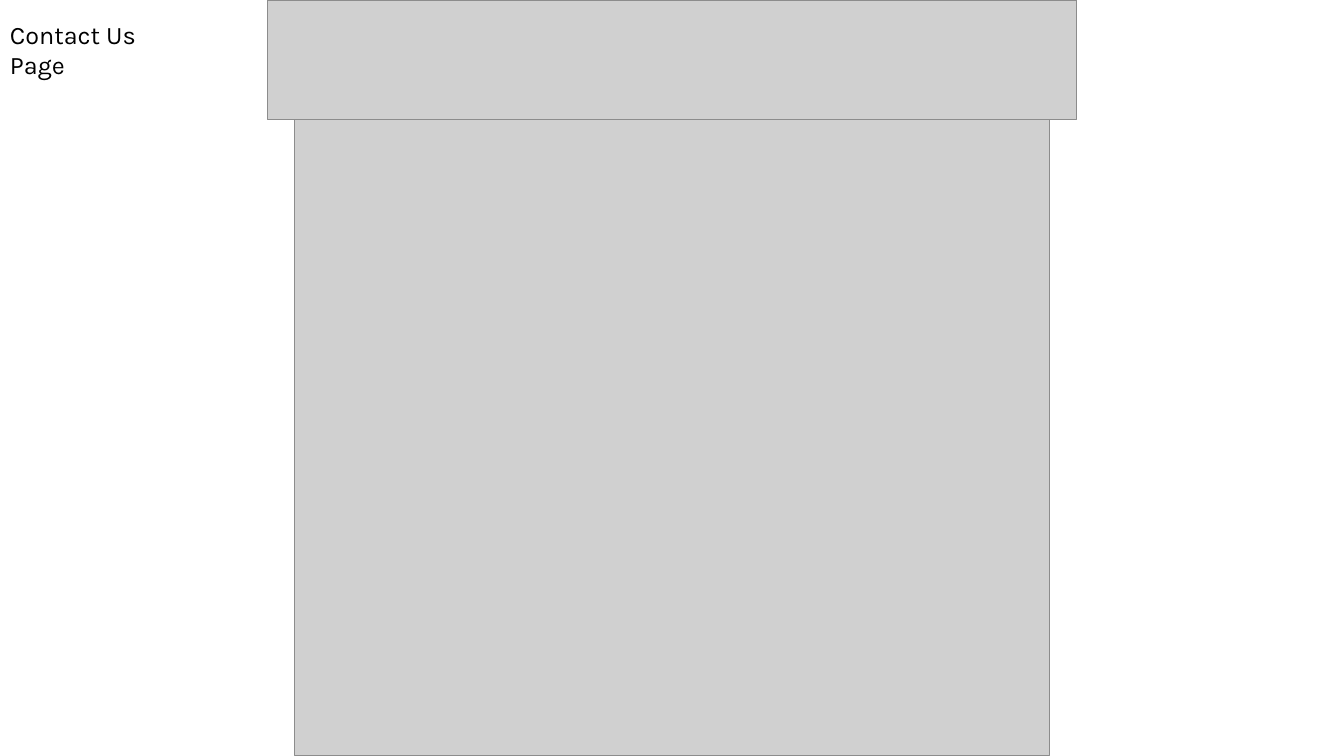
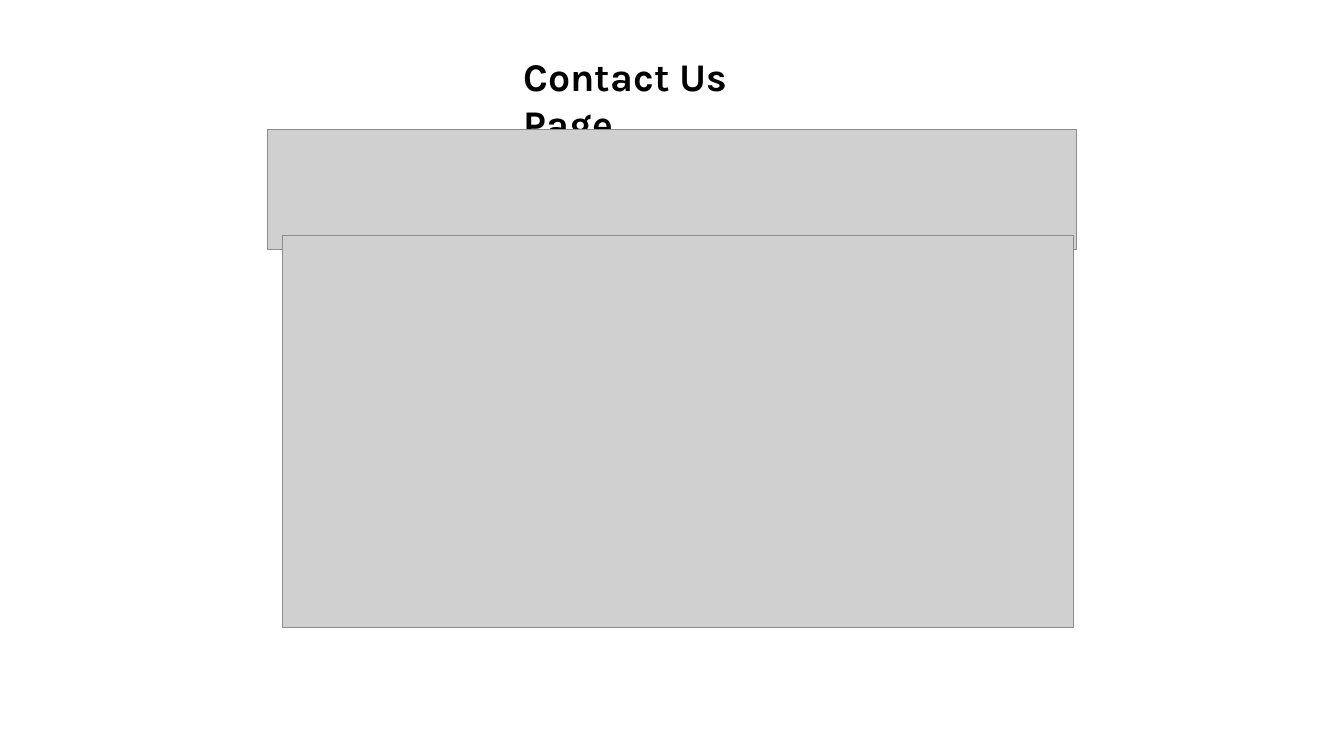
Before and after one commit to CalebStark/Moffat-Bay, a slide deck: slide 6 of Documentation/Prototype Assignment - Group 2.pptx. Drawn at 1344x756 pixels with LibreOffice and Linux fonts; fonts in the diff are those of the drawing; grey boxes stand for pictures. Boxes give left, top, right and bottom in pixels: in the first picture for what was removed or moved away, otherwise in the second. Text is boxed around its words. In the diff, an @@ line names an element or a change of style, - is before the commit and + after.

```diff
--- a/Documentation/Prototype Assignment - Group 2.pptx
+++ b/Documentation/Prototype Assignment - Group 2.pptx
@@ text "Contact Us Page": place and size @@
-text "Contact Us Page" at (10, 28, 136, 81)
+text "Contact Us Page" at (524, 65, 727, 130)
@@ text "Contact Us Page" at (524, 65, 727, 130): size 18 to 28 pt, bold on @@
@@ picture: place and size @@
-picture at (267, 0, 1076, 120)
+picture at (267, 129, 1076, 249)
@@ picture: place and size @@
-picture at (294, 0, 1049, 756)
+picture at (282, 235, 1074, 628)
```
Also in this commit, not shown: 7 other slides changed, 3 slides added, 4 slides removed, 1 other file.
